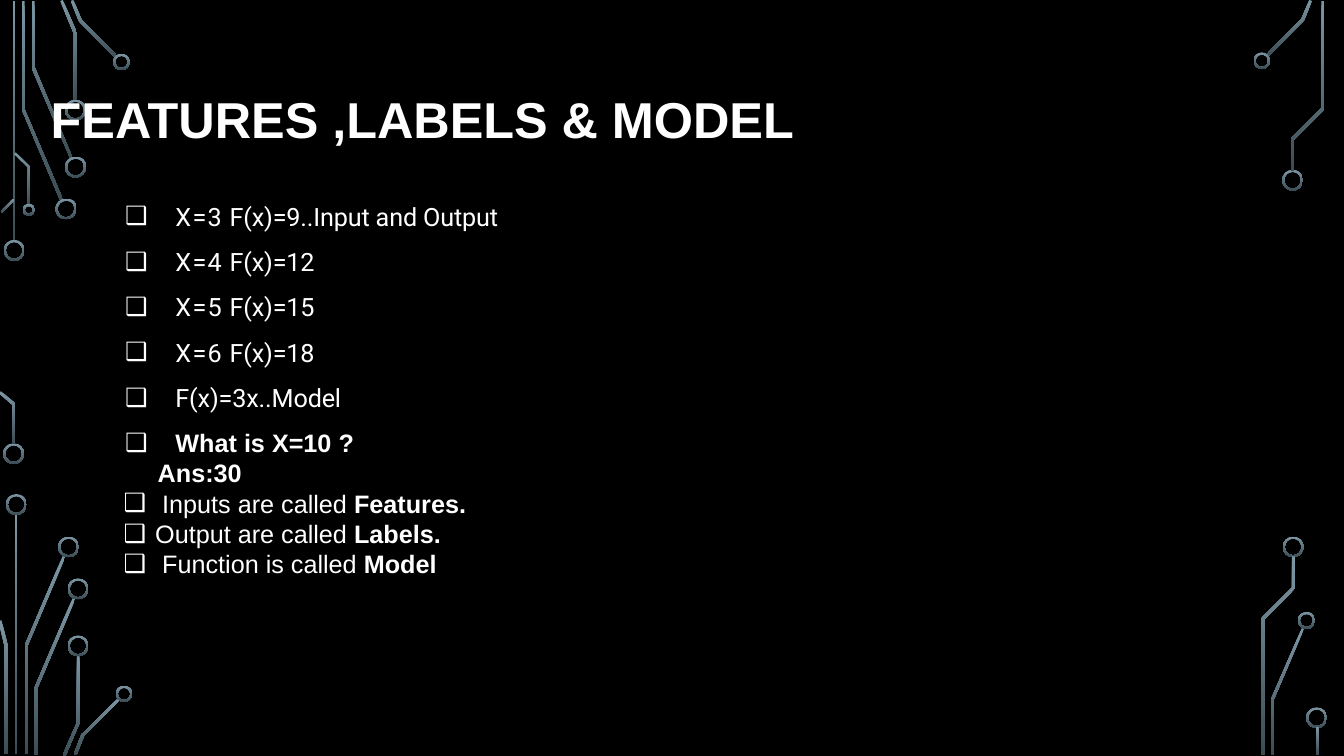
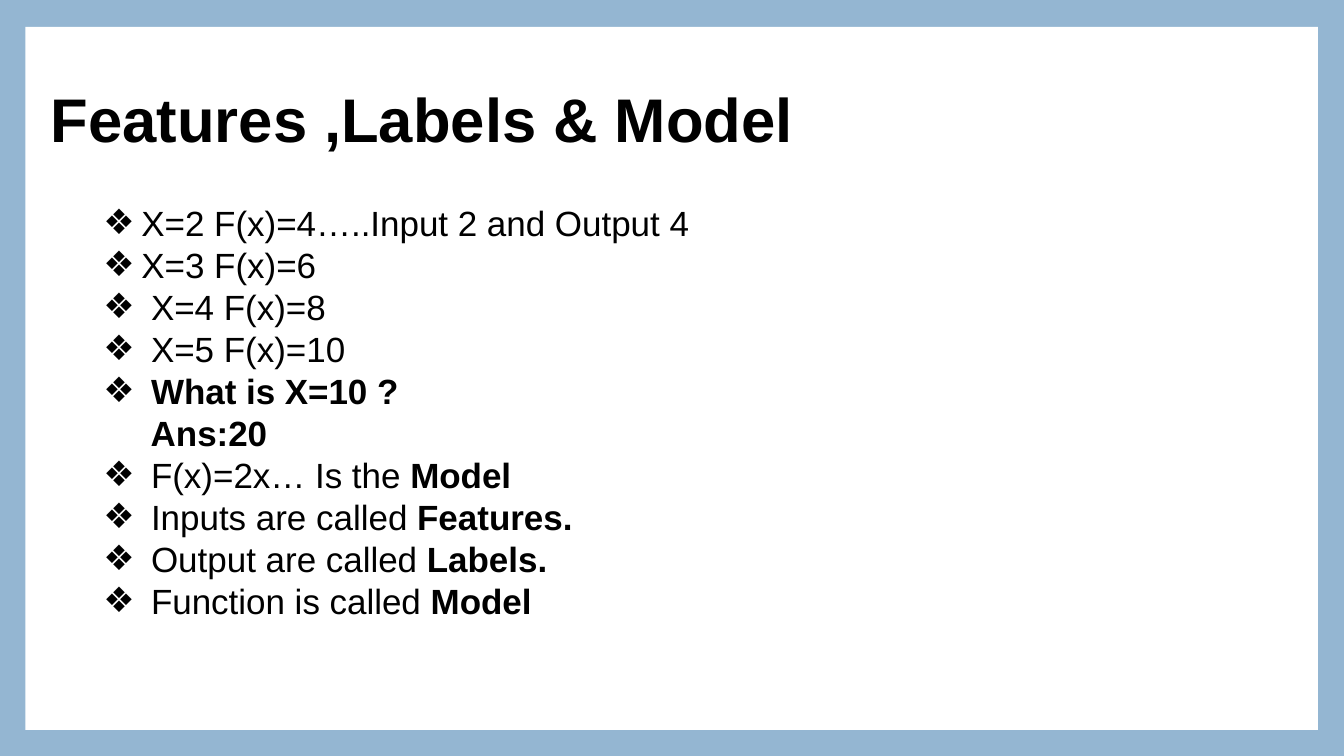
Before and after one commit to Akshaykumar2004/Aigle_Assignment6, a slide deck: slide 6 of AgileProject.pptx. Drawn at 1344x756 pixels with LibreOffice and Linux fonts; fonts in the diff are those of the drawing; background and template pictures are left out. Boxes give left, top, right and bottom in pixels: in the first picture for what was removed or moved away, otherwise in the second. Text is boxed around its words. In the diff, an @@ line names an element or a change of style, - is before the commit and + after.

```diff
--- a/AgileProject.pptx
+++ b/AgileProject.pptx
@@ background picture (left out) to #94B6D2 @@
@@ rectangle added at box(25, 27, 1318, 730), fill #FFFFFF @@
@@ title at box(51, 97, 793, 152): text changed; size 36 to 44 pt; text colour #FFFFFF to #000000 @@
-FEATURES ,LABELS & MODEL
+Features ,Labels & Model
@@ text "X=2 F(x)=4…..Input 2 and Output ...": place and size @@
-text "X=2 F(x)=4…..Input 2 and Output ..." at box(155, 206, 498, 574)
+text "X=2 F(x)=4…..Input 2 and Output ..." at box(141, 210, 689, 615)
@@ text at box(141, 210, 689, 368): text changed; size 18 to 25 pt; font Roboto to Arial; text colour #FFFFFF to #000000 @@
-❑ X=3 F(x)=9..Input and Output
-❑ X=4 F(x)=12
-❑ X=5 F(x)=15
-❑ X=6 F(x)=18
-❑ F(x)=3x..Model
+❖ X=2 F(x)=4…..Input 2 and Output 4
+❖ X=3 F(x)=6
+❖ X=4 F(x)=8
+❖ X=5 F(x)=10
@@ text at box(151, 378, 572, 615): size 18 to 25 pt, text colour #FFFFFF to #000000 in "What is X=10 ?", "Inputs are called Features.", "Output are called Labels.", "Function is called Model"; alignment left to justified; bullet ❑ to ❖; less space between paragraphs @@
@@ text at box(151, 421, 511, 494): text changed; size 18 to 25 pt; text colour #FFFFFF to #000000; bold off @@
-Ans:30
+Ans:20
+❖ F(x)=2x… Is the Model
@@ group removed at box(0, 0, 1328, 756): 33 freeform shapes, 3 rectangles @@
```
Also in this commit, not shown: 16 other slides changed, 3 other files.
